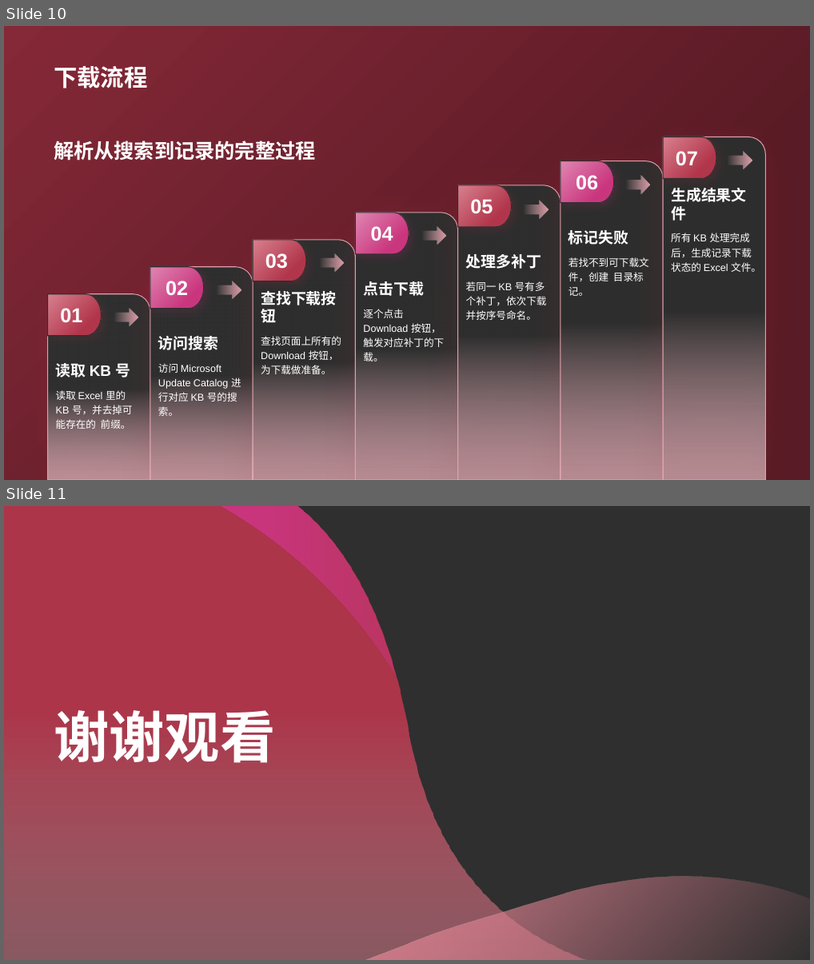
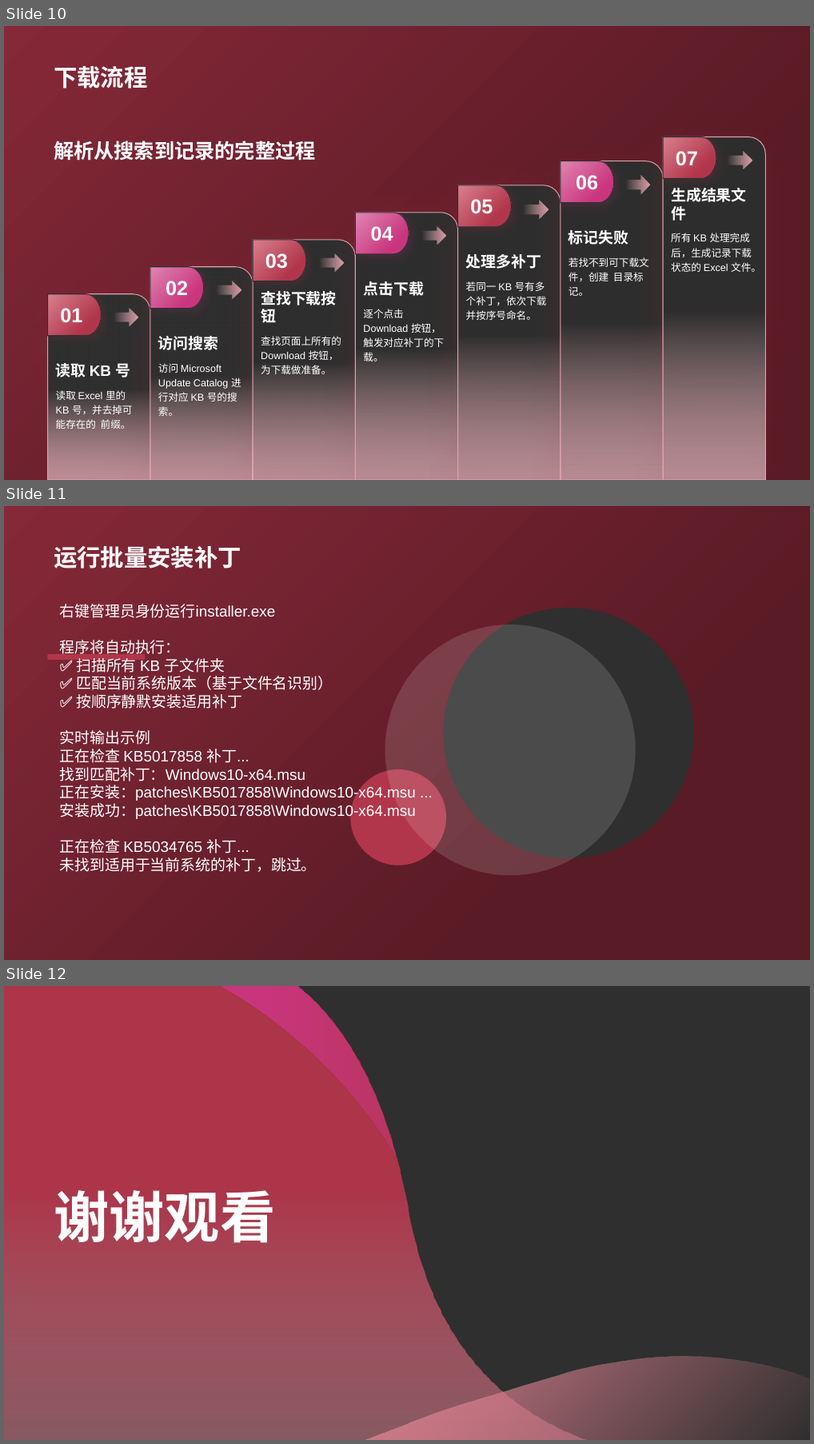
Before and after one commit to ferrarif1/STTools, a slide deck: KBDownloadandInstall/Microsoft Update Catalog 补丁下载工具.pptx. Shown one above the other, each under a label of ours: slides 10 and 11 before the commit, slides 10, 11 and 12 after it. The pictures are 814x964 and 814x1444 pixels, drawn with LibreOffice and Linux fonts; fonts in the diff are those of the drawing; background and template pictures are left out. Boxes give left, top, right and bottom in pixels: in the first picture for what was removed or moved away, otherwise in the second. Text is boxed around its words. In the diff, an @@ line names an element or a change of style, - is before the commit and + after.

```diff
--- a/KBDownloadandInstall/Microsoft Update Catalog 补丁下载工具.pptx
+++ b/KBDownloadandInstall/Microsoft Update Catalog 补丁下载工具.pptx
@@ slide 11 added at [4,506,810,960], background gradient #852938 to #591B25 @@
@@ title added at [54,546,242,568], 28 pt, text #FFFFFF, bold @@
+运行批量安装补丁
@@ text added at [60,604,416,872], 18 pt, text #FFFFFF @@
+右键管理员身份运行installer.exe
+程序将自动执行：
+✅ 扫描所有 KB 子文件夹
+✅ 匹配当前系统版本（基于文件名识别）
+✅ 按顺序静默安装适用补丁
+实时输出示例
+正在检查 KB5017858 补丁...
+找到匹配补丁：Windows10-x64.msu
+正在安装：patches\KB5017858\Windows10-x64.msu ...
+安装成功：patches\KB5017858\Windows10-x64.msu
+正在检查 KB5034765 补丁...
+未找到适用于当前系统的补丁，跳过。
@@ group added at [47,608,694,875]: 3 ellipses, 1 rounded rectangle @@
@@ what was slide 11 is now slide 12 @@
```
Also in this commit, not shown: 1 other file.
